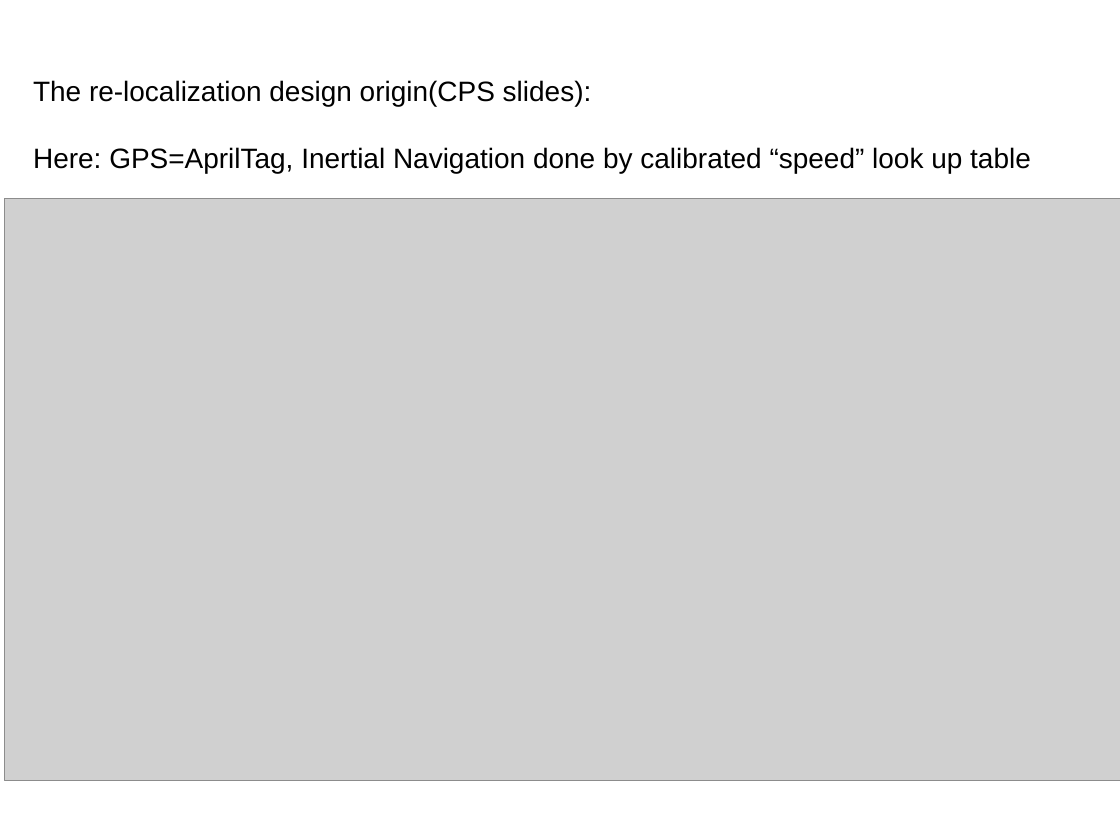
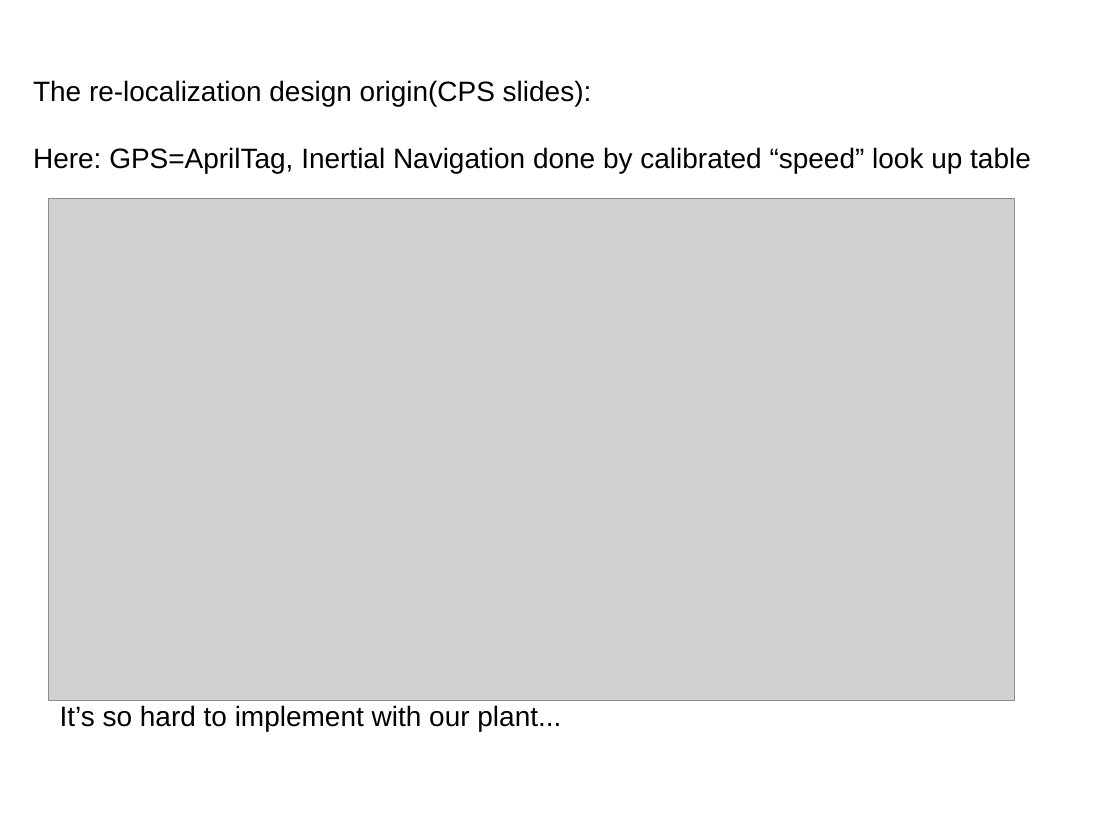
Before and after one commit to kamkanev/Self-Propelled-Arm-System, a slide deck: slide 12 of submission/SPAS_presentation_final.pptx. Drawn at 1120x840 pixels with LibreOffice and Linux fonts; fonts in the diff are those of the drawing; grey boxes stand for pictures; background and template pictures are left out. Boxes give left, top, right and bottom in pixels: in the first picture for what was removed or moved away, otherwise in the second. Text is boxed around its words. In the diff, an @@ line names an element or a change of style, - is before the commit and + after.

```diff
--- a/submission/SPAS_presentation_final.pptx
+++ b/submission/SPAS_presentation_final.pptx
@@ picture: place and size @@
-picture at box(4, 198, 1120, 781)
+picture at box(48, 198, 1014, 700)
@@ text added at box(60, 705, 561, 732), 18 pt, text #000000 @@
+It’s so hard to implement with our plant...
```
Also in this commit, not shown: 4 other slides changed, 1 slide added, 1 slide removed, 1 other file.
